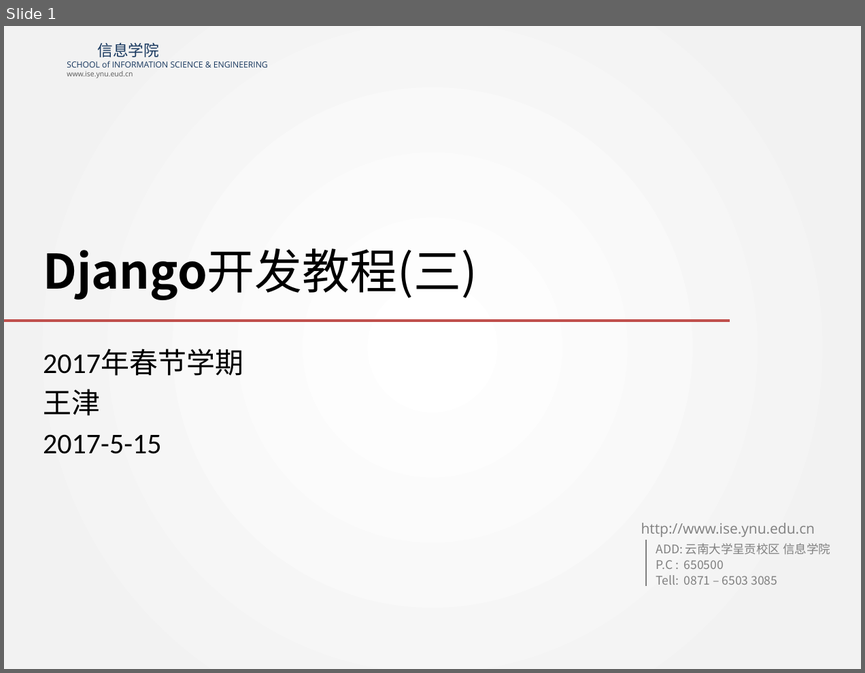
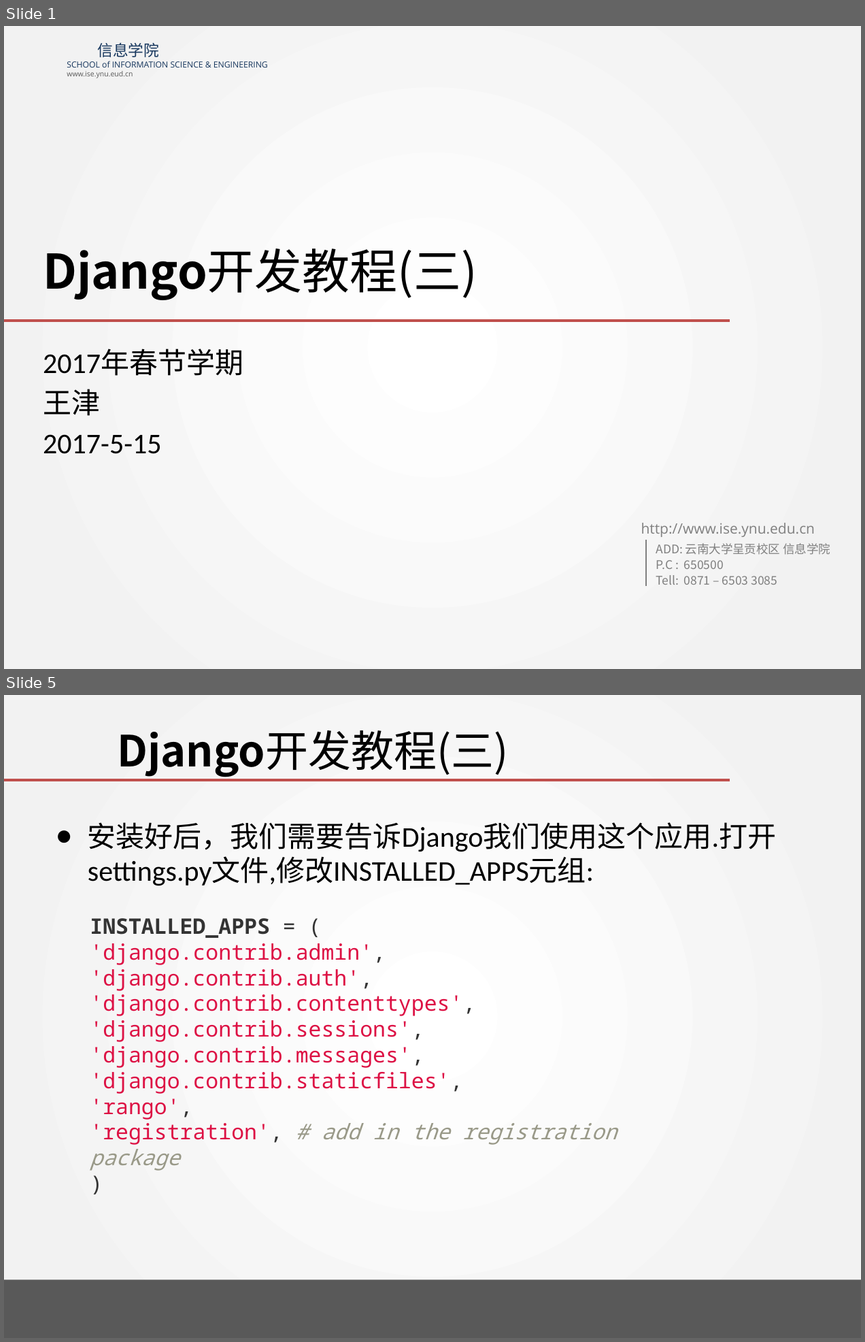
Before and after one commit to wangjin0818/Creative_Experiment, a slide deck: week 10/Tango with Django - III.pptx. Shown one above the other, each under a label of ours: slide 1 before the commit, slides 1 and 5 after it; the slides between them are not shown. The pictures are 865x673 and 865x1342 pixels, drawn with LibreOffice and Linux fonts; fonts in the diff are those of the drawing; background and template pictures are left out. Boxes give left, top, right and bottom in pixels: in the first picture for what was removed or moved away, otherwise in the second. Text is boxed around its words. In the diff, an @@ line names an element or a change of style, - is before the commit and + after.

```diff
--- a/week 10/Tango with Django - III.pptx
+++ b/week 10/Tango with Django - III.pptx
@@ slide 5 added at [4, 695, 861, 1338], background gradient #FFFFFF to #F2F2F2 @@
@@ title added at [117, 730, 508, 777], 36 pt, text #000000 @@
+Django开发教程(三)
@@ line added from (4, 780) to (729, 780), #C0504D 2 pt @@
@@ text added at [88, 822, 776, 886], 24 pt, text #000000 @@
+● 安装好后，我们需要告诉Django我们使用这个应用.打开settings.py文件,修改INSTALLED_APPS元组:
@@ text added at [90, 918, 617, 1170], 18 pt, text #DD1144 @@
+INSTALLED_APPS = (
+'django.contrib.admin',
+'django.contrib.auth',
+'django.contrib.contenttypes',
+'django.contrib.sessions',
+'django.contrib.messages',
+'django.contrib.staticfiles',
+'rango',
+'registration', # add in the registration package
+)
@@ rectangle added at [4, 1279, 861, 1338], fill #595959 @@
```
Also in this commit, not shown: 2 slides changed, 33 other slides added, 1 slide removed, 4 other files.
